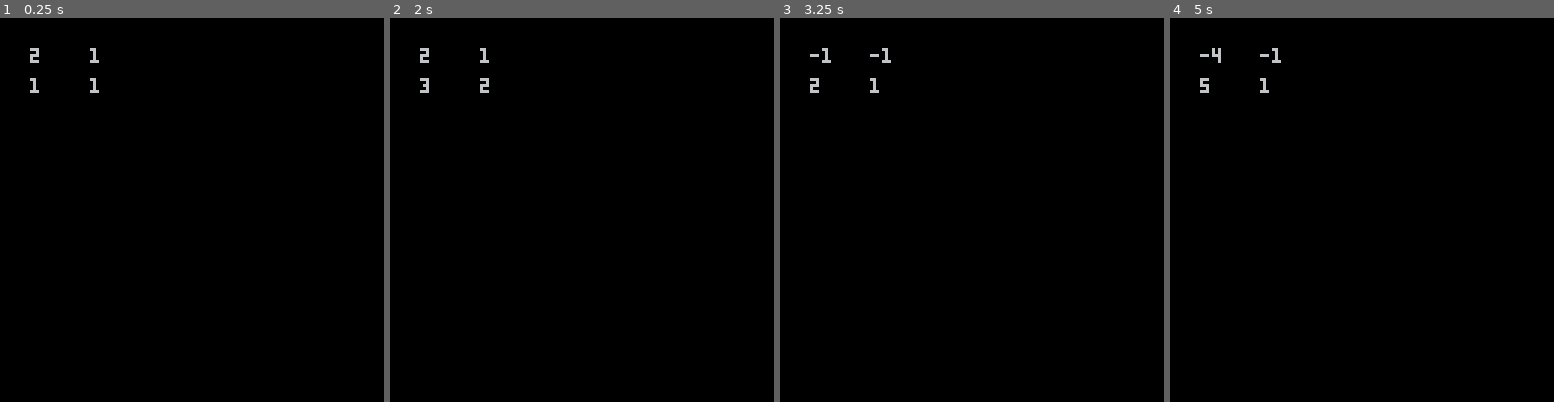
Above: before the commit, frames 1-4 (left to right).
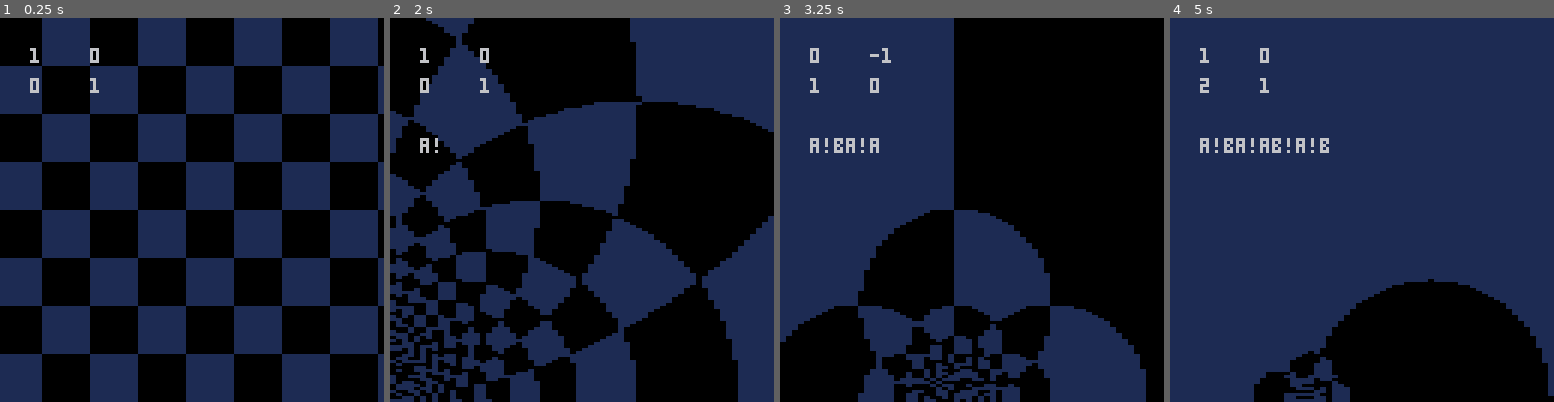
Above: after the commit, the same moments.

Repository: m4thpro/sl2z
Game: PICO-8 cartridge sl2z.p8
Same seed, same stepped clock (60 frames per second), same inputs: the game is played once before the commit and once after it.
Inputs:
- Up to frame 1 (0.25 s): no input
- Up to frame 2 (2 s): hold Right from 1.6 s (still down)
- Up to frame 3 (3.25 s): release Right at 2.1 s; hold Up 2.15-2.42 s; hold Right 2.47-3.03 s; hold Left from 3.08 s (still down)
- Up to frame 4 (5 s): release Left at 3.58 s; hold Down 3.63-3.97 s; hold Right 4.02-4.68 s; hold Up from 4.73 s (still down)

The runs differ from the first frame. In frame 1, 50% of the frame differs, in the area x 0-100%, y 0-100%; in frame 2, 47%; in frame 3, 46%; in frame 4, 84%.

Commit message:
more graphics

Diff:
--- a/sl2z.p8
+++ b/sl2z.p8
@@ -3,7 +3,12 @@
 __lua__
 -- sl2z by kisonecat
 
-matrix = {{2,1},{1,1}}
+generators = {
+   {{1,-1},{ 0,1}},
+   {{1, 1},{ 0,1}},
+   {{1, 0},{-1,1}},
+   {{1, 0},{ 1,1}}
+}
 
 function matmul( m1, m2 )
    if #m1[1] ~= #m2 then
@@ -25,34 +30,97 @@
    return result
 end
 
+function random_sl2z()
+   local result = {{1,0},{0,1}}
+
+   for i = 1, 5+flr(rnd(5)) do
+      result = matmul( result, generators[ceil(rnd(4))] )
+   end
+
+   return result
+end
+
+matrix = random_sl2z()
+word = ""
+matrix = {{1,0},{0,1}}
+drawn = {{1,0},{0,1}}
+timer = 0
+
 function _update()
-   a = {{1,1},{0,1}}
-   ainv = {{1,-1},{0,1}}
-   b = {{1,0},{1,1}}
-   binv = {{1,0},{-1,1}}
+   local action = nil
+   local symbol = nil
 
-   local action = nil
-
-   if (btnp(0)) then action = {{1,-1},{0,1}} end
-   if (btnp(1)) then action = {{1,1},{0,1}} end
-   if (btnp(2)) then action = {{1,0},{-1,1}} end
-   if (btnp(3)) then action = {{1,0},{1,1}} end
+   if (btnp(0)) then symbol = "a"; action = generators[1] end
+   if (btnp(1)) then symbol = "a!"; action = generators[2] end
+   if (btnp(2)) then symbol = "b"; action = generators[3] end
+   if (btnp(3)) then symbol = "b!"; action = generators[4] end
 
    if action != nil then
-      matrix = matmul(matrix, action)
+      matrix = drawn
+      drawn = matmul(matrix, action)
+      word = word .. symbol
+      timer = time()
    end
 
-   -- if (btn(0)) then x=x-1 end
-   -- if (btn(1)) then x=x+1 end
-   -- if (btn(2)) then y=y-1 end
-   -- if (btn(3)) then y=y+1 end
+   --if matrix[1][1] == 1 and matrix[2][1] == 0 and matrix[1][2] == 0 and matrix[2][2] == 1 then
+   --matrix = random_sl2z()
+   --end
 end
-
 
 function _draw()
    cls()
+
+   local speed = 0.25
+   local t = (time() - timer) / speed
+   local s = 1 - t
+
+   if (t > 1) then
+      matrix = drawn
+   end
+
+   local m00 = s*matrix[1][1] + t*drawn[1][1]
+   local m01 = s*matrix[1][2] + t*drawn[1][2]
+   local m10 = s*matrix[2][1] + t*drawn[2][1]
+   local m11 = s*matrix[2][2] + t*drawn[2][2]
+
+   local vmem = 0x6000
+
+   local dx, nx
+   local dy, ny
+   local cx, cy
+
+   local scale  = 0.5
+   local y = 127 / 32
+   local x
+
+   local dxd = m01^2/256 + 1/8*m01*m11
+   local nxd = m00*m01/256 + m01*m10/16 + m00*m11/16
+   local dyd = m01^2/256 + m01*m11/8
+
+   for j = 1, 128 do
+      dx =  m01^2*y^2 + 4*m01^2 - 4*m01*m11 + m11^2
+      nx =  m00*m01*y^2 + 4*m00*m01 - 2*m01*m10 - 2*m00*m11 + m10*m11
+      dy =  m01^2*y^2 + 4*m01^2 - 4*m01*m11 + m11^2
+      ny =  -m01*m10*y + m00*m11*y
+      y -= 1/32
+
+      x = -2
+      for i = 1, 64 do
+	 dx +=  m01^2*x/8 + dxd
+	 nx +=  m00*m01*x/8 + nxd
+	 dy +=  m01^2*x/8 + dyd
+	 x += 1/16
+
+	 if (ny % dy < 0.5 * dy) == (nx % dx < 0.5 * dx) then
+	    poke( vmem, 17 )
+	 end
+	 vmem = vmem + 1
+      end
+   end
+
    print(matrix[1][1],10,10)
    print(matrix[2][1],30,10)
    print(matrix[1][2],10,20)
    print(matrix[2][2],30,20)
+   print(word,10,40)
 end
